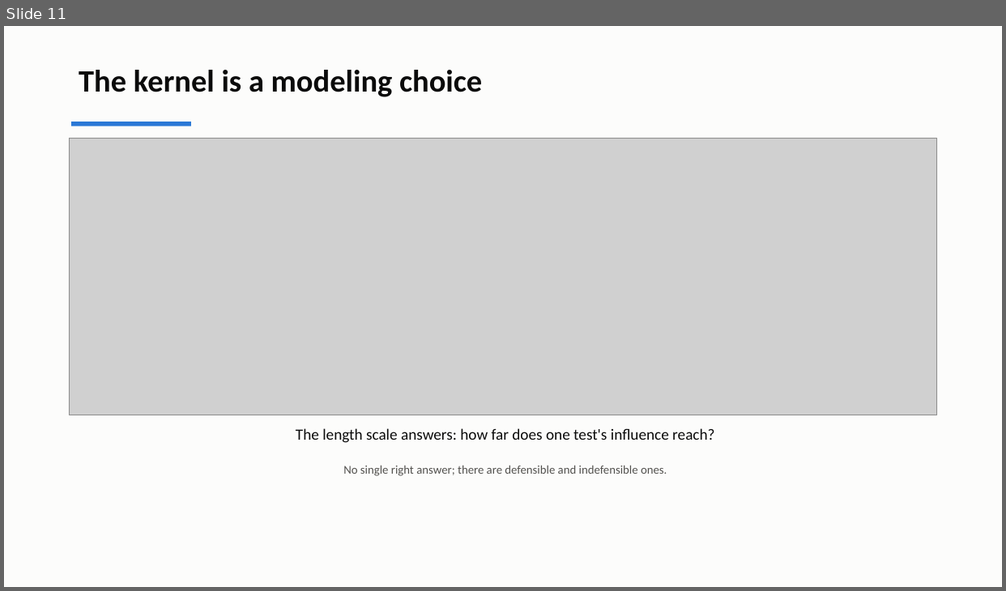
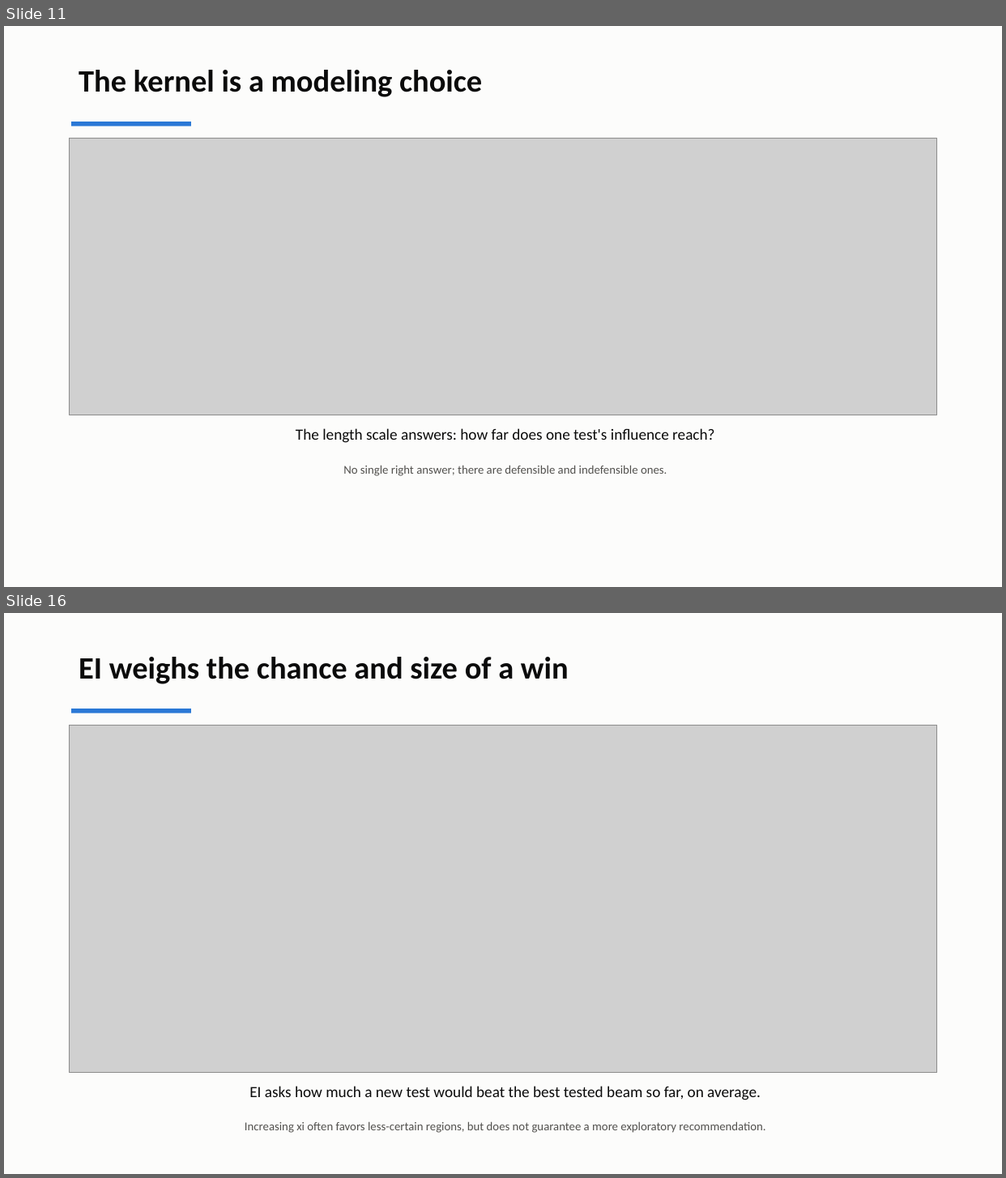
Before and after one commit to andrewvoss8-boop/core-me-data-science-activities-public, a slide deck: me323/Module1_drafts/ME323_Module1_Lecture2.pptx. Shown one above the other, each under a label of ours: slide 11 before the commit, slides 11 and 16 after it; the slides between them are not shown. The pictures are 1006x591 and 1006x1178 pixels, drawn with LibreOffice and Linux fonts; fonts in the diff are those of the drawing; grey boxes stand for pictures. Boxes give left, top, right and bottom in pixels: in the first picture for what was removed or moved away, otherwise in the second. Text is boxed around its words. In the diff, an @@ line names an element or a change of style, - is before the commit and + after.

```diff
--- a/me323/Module1_drafts/ME323_Module1_Lecture2.pptx
+++ b/me323/Module1_drafts/ME323_Module1_Lecture2.pptx
@@ slide 16 added at box(4, 613, 1002, 1174), background #FCFCFB @@
@@ text added at box(79, 657, 569, 684), 30 pt, text #0B0B0B, bold @@
+EI weighs the chance and size of a win
@@ rectangle added at box(71, 709, 191, 713), fill #2A78D6 @@
@@ picture added at box(69, 726, 938, 1072) @@
@@ text added at box(249, 1086, 761, 1101), 15 pt, text #0B0B0B @@
+EI asks how much a new test would beat the best tested beam so far, on average.
@@ text added at box(245, 1122, 765, 1133), 11.5 pt, text #52514E @@
+Increasing xi often favors less-certain regions, but does not guarantee a more exploratory recommendation.
```
Also in this commit, not shown: 11 slides changed, 5 other slides added, 5 slides removed, 9 other files.
